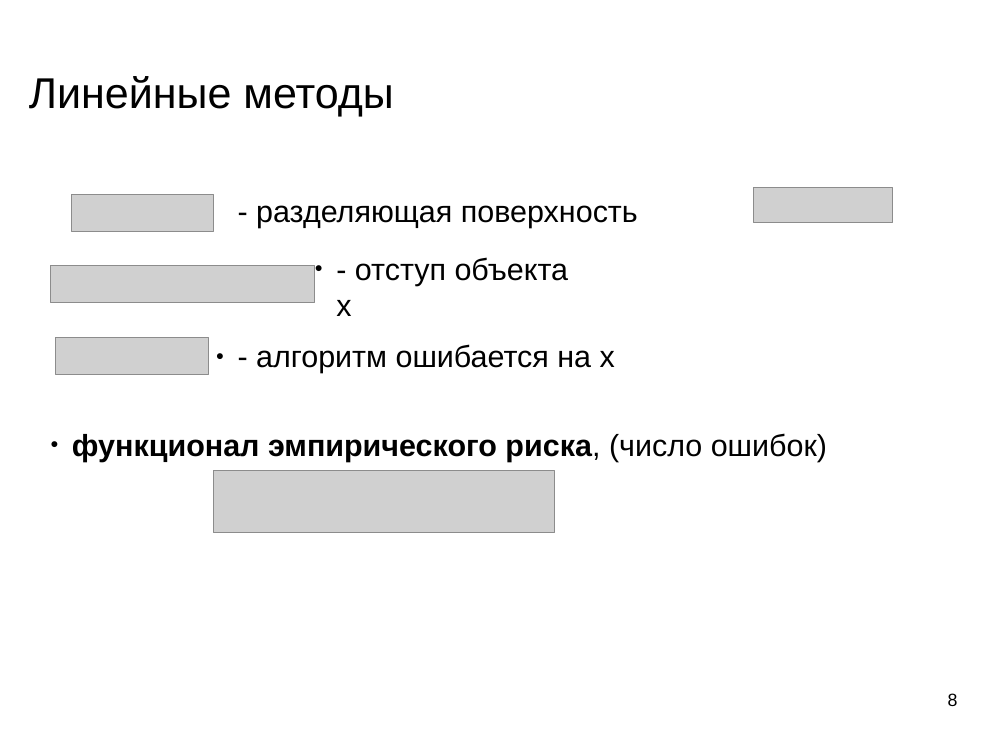
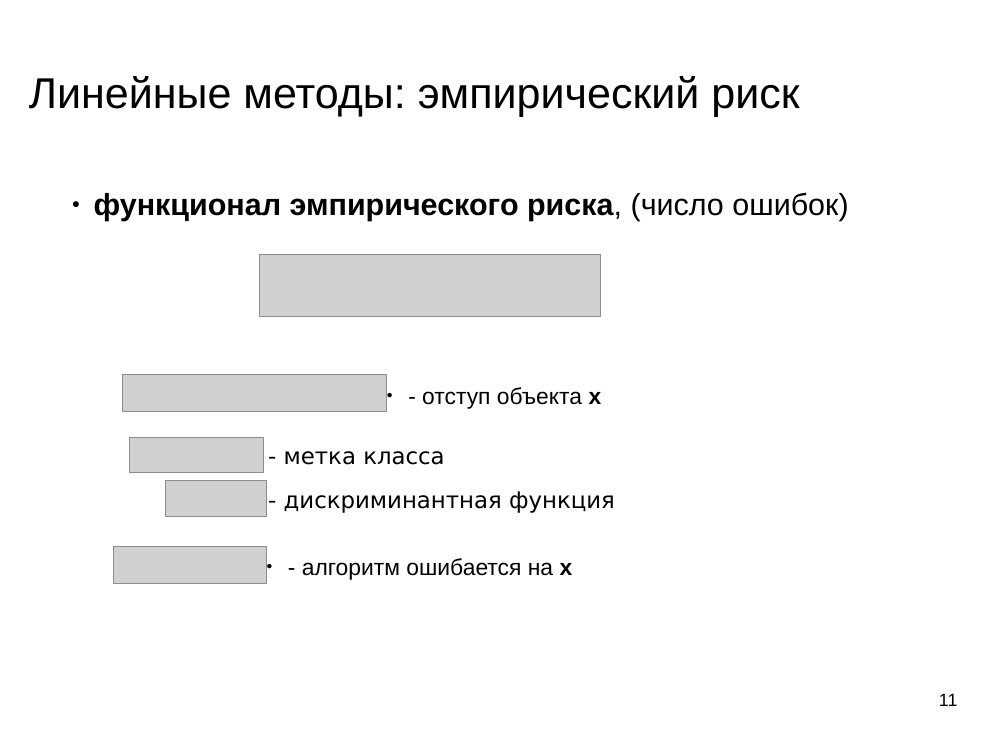
Before and after one commit to mechanoid5/ml_lectorium_legacy, a slide deck: slide 11 of 09-linear.odp (slide 8 before the commit). Drawn at 1008x756 pixels with LibreOffice and Linux fonts; fonts in the diff are those of the drawing; grey boxes stand for pictures; background and template pictures are left out. Boxes give left, top, right and bottom in pixels: in the first picture for what was removed or moved away, otherwise in the second. Text is boxed around its words. In the diff, an @@ line names an element or a change of style, - is before the commit and + after.

```diff
--- a/09-linear.odp
+++ b/09-linear.odp
@@ title at [29, 76, 799, 116]: text changed @@
-Линейные методы
+Линейные методы: эмпирический риск
@@ text "функционал эмпирического риска, (число ошибок)": place and size @@
-text "функционал эмпирического риска, (число ошибок)" at [72, 433, 827, 462]
+text "функционал эмпирического риска, (число ошибок)" at [94, 192, 848, 221]
@@ subtitle removed at [256, 205, 638, 228] @@
-- разделяющая поверхность
@@ picture: place and size @@
-picture at [72, 195, 214, 231]
+picture at [259, 254, 600, 316]
@@ picture: place and size @@
-picture at [56, 338, 209, 374]
+picture at [123, 374, 387, 411]
@@ text "- отступ объекта х": place and size @@
-text "- отступ объекта х" at [336, 257, 569, 316]
+text "- отступ объекта х" at [422, 387, 602, 409]
@@ text "- отступ объекта х" at [422, 387, 602, 409]: size 24 to 18 pt; bold on in "х" @@
@@ picture: place and size @@
-picture at [50, 266, 315, 303]
+picture at [130, 438, 263, 474]
@@ text added at [284, 451, 444, 465], 18 pt, text #000000 @@
+- метка класса
@@ picture: place and size @@
-picture at [213, 471, 554, 533]
+picture at [166, 480, 267, 517]
@@ text added at [284, 491, 615, 513], 18 pt, text #000000 @@
+- дискриминантная функция
@@ picture: place and size @@
-picture at [754, 188, 893, 223]
+picture at [113, 547, 266, 584]
@@ text "- алгоритм ошибается на х" at [302, 558, 573, 580]: size 24 to 18 pt; bold on in "х" @@
@@ text "- алгоритм ошибается на х": place and size @@
-text "- алгоритм ошибается на х" at [256, 344, 615, 373]
+text "- алгоритм ошибается на х" at [302, 558, 573, 580]
@@ page number at [939, 693, 957, 706]: text changed @@
-8
+11
```
Also in this commit, not shown: 16 other slides changed, 9 slides added, 1 slide removed, 1 other file.
